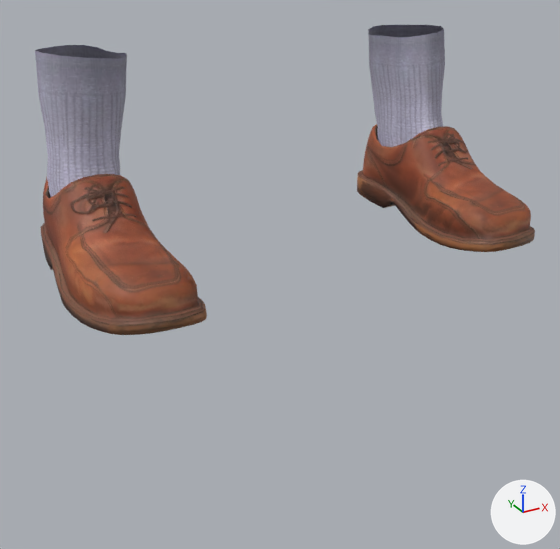
Two versions of the glTF model app/assets/humans/male/shoes01.glb, one commit apart.
Both versions are drawn from a camera (50 mm lens) standing at (-0.389, -0.754, 0.31) and looking at (-0.021, -0.084, -0.025). Every picture has the same lights, and +X, +Y and +Z are marked at lower right. The older version comes first. Vertices at exactly the same position are counted once.

Names of what the first picture shows: 'part_shoes01'.
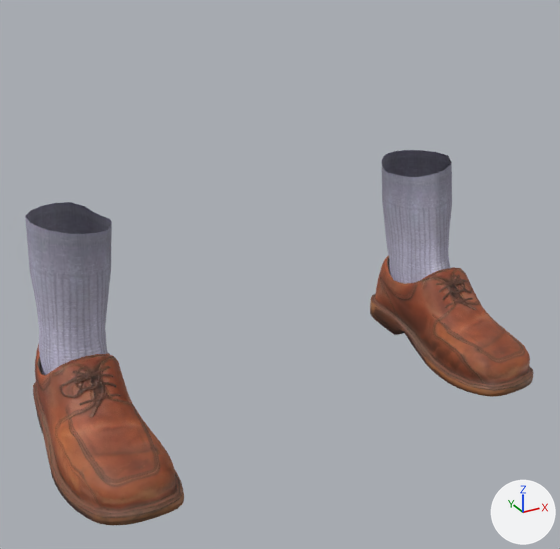
The newer file adds a shape key; the second version is drawn at full value of the shape key 'legs_long' of 'part_shoes01', and the change is written as the vertex moves it makes.

Scene script edits in JSON lines:
```json
{"block": "me_shoes01", "where": "# used by ob_part_shoes01; location = (0.0, 0.0, 0.0)"}
{"op": "remove", "block": "me_shoes01", "code": "me_shoes01.from_pydata(...)  # 1722 vertices, 3320 faces; spans x -0.255..0.255, y -0.212..0.058, z -0.003..0.211"}
{"op": "add", "block": "me_shoes01", "code": "me_shoes01.from_pydata(...)  # 1722 vertices, 3320 faces; spans x -0.286..0.286, y -0.212..0.058, z -0.187..0.053"}
{"block": "me_shoes01", "change": "me_shoes01 part 1: the loose piece of 717 vertices spanning x 0.147..0.255, y -0.212..0.058, z -0.003..0.105 is moved by (0.031, 0.0, -0.185)"}
{"block": "me_shoes01", "change": "me_shoes01 part 2: the loose piece of 717 vertices spanning x -0.255..-0.147, y -0.212..0.058, z -0.003..0.105 is moved by (-0.031, 0.0, -0.185)"}
{"block": "me_shoes01", "change": "me_shoes01 part 3: 144 of 1722 vertices moved; they spanned x 0.147..0.237, y -0.096..0.043, z 0.039..0.211 and now span x 0.177..0.268, y -0.096..0.043, z -0.146..0.053; mean shift (0.031, 0.0, -0.18); largest move (0.178, 0.026, 0.091) -> (0.209, 0.026, -0.094)"}
{"block": "me_shoes01", "change": "me_shoes01 part 4: 144 of 1722 vertices moved; they spanned x -0.237..-0.147, y -0.096..0.043, z 0.039..0.211 and now span x -0.268..-0.177, y -0.096..0.043, z -0.146..0.053; mean shift (-0.031, 0.0, -0.18); largest move (-0.178, 0.026, 0.091) -> (-0.209, 0.026, -0.094)"}
```

Pixel boxes [x1, y1, x2, y2] of what changed, in the pictures (560 x 549 px; the box of a moved part takes in the faces that stretch with it):
```json
{"object": "part_shoes01", "change": "reshaped", "before": [35, 25, 535, 335], "after": [25, 150, 533, 525], "on screen": "21% taller"}
{"part": 1, "of": "me_shoes01", "change": "moved or reshaped", "before": [357, 124, 535, 252], "after": [370, 256, 533, 397]}
{"part": 2, "of": "me_shoes01", "change": "moved or reshaped", "before": [41, 174, 207, 335], "after": [33, 344, 184, 525]}
{"part": 3, "of": "me_shoes01", "change": "moved or reshaped", "before": [368, 25, 445, 147], "after": [382, 150, 452, 284]}
{"part": 4, "of": "me_shoes01", "change": "moved or reshaped", "before": [35, 45, 127, 198], "after": [25, 202, 112, 375]}
```
